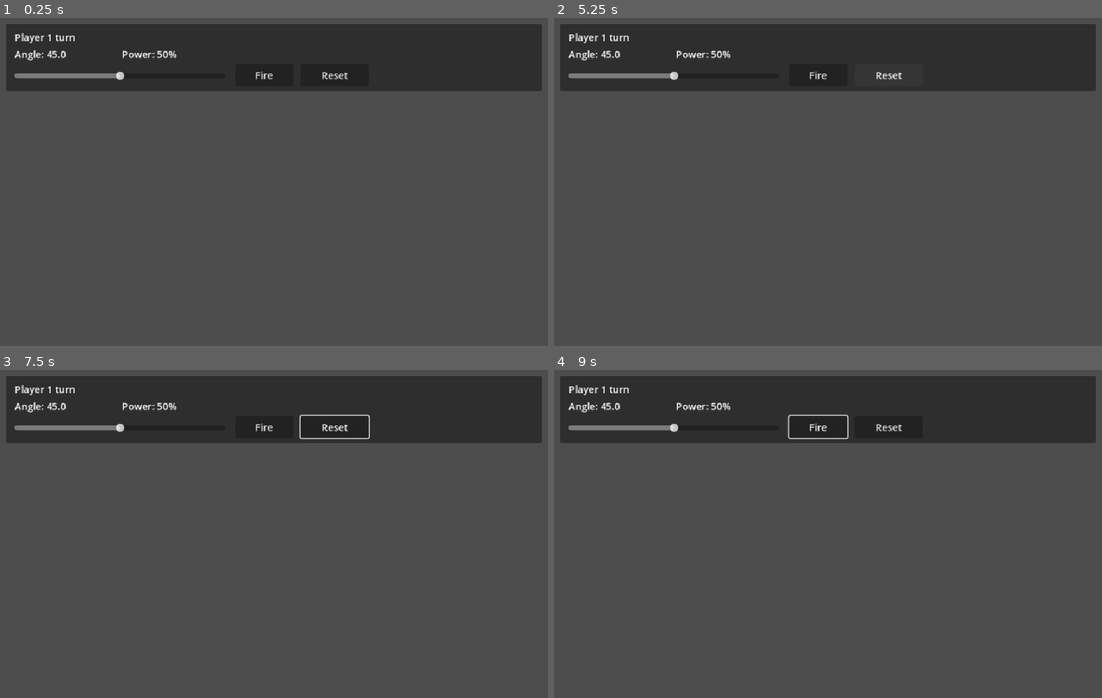
Above: before the commit, frames 1-4 (two rows, left to right).
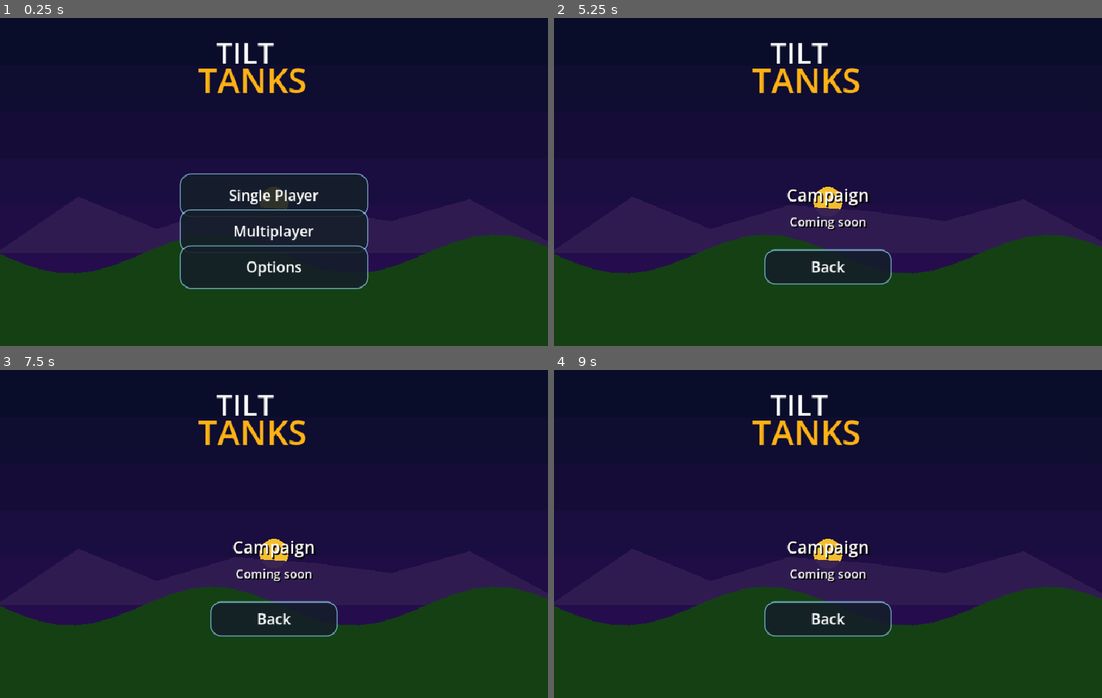
Above: after the commit, the same moments.

Repository: nwrowe/tilt-tanks
Game: Godot game, scene res://scenes/Main.tscn
Same seed, same stepped clock (60 frames per second), same inputs: the game is played once before the commit and once after it.
Inputs (mouse positions are in pixels of both pictures, inside the frame that each line leads up to):
- Up to frame 1 (0.25 s): no input
- Up to frame 2 (5.25 s): click (828, 195) at 0.5 s, where only the run after the commit has a clickable "Single Player"; click (828, 244) at 1.25 s, where only the run after the commit has a clickable "Campaign"; click (817, 73) at 2 s, where only the run before the commit has a clickable "Fire"; click (828, 267) at 2.75 s, where only the run after the commit has a clickable "Back"; click (828, 195) at 3.5 s, where only the run after the commit has a clickable "Single Player"; click (828, 244) at 4.25 s, where only the run after the commit has a clickable "Campaign"; click (888, 73) at 5 s, where only the run before the commit has a clickable "Reset"
- Up to frame 3 (7.5 s): move the mouse to (394, 517) at 5.77 s; hold Right 5.78-6.5 s; hold R 5.78-6.5 s; click (394, 517) at 5.92 s; drag from (164, 550) to (246, 599) at 6.52 s; move the mouse to (328, 461) at 7.27 s; hold Right from 7.28 s (still down); hold R from 7.28 s (still down)
- Up to frame 4 (9 s): release Right at 8 s; release R at 8 s; drag from (800, 599) to (663, 484) at 8.02 s; move the mouse to (992, 583) at 8.77 s; hold Left from 8.78 s (still down); hold R from 8.78 s (still down)

The runs differ from the first frame. In frame 1, 98% of the frame differs, in the area x 0-100%, y 0-100%; in frame 2, 99%; in frame 3, 99%; in frame 4, 99%.
Error before the commit: Parse Error: Could not resolve class "res://scripts/core/MainGameLevelFacade.gd". (res://scripts/core/MainGameSpecialWeaponsFacade.gd:1)

Commit message:
Update MainGame.gd

Diff:
--- a/scripts/core/MainGame.gd
+++ b/scripts/core/MainGame.gd
@@ -167,10 +167,8 @@
 	var end_rematch_button: Button = EndPopup.make_rematch_button(end_panel)
 	end_rematch_button.pressed.connect(reset_match)
 
-	var end_quit_button: Button = EndPopup.make_quit_button(end_panel)
-	end_quit_button.pressed.connect(func() -> void:
-		get_tree().quit()
-	)
+	var end_main_menu_button: Button = EndPopup.make_main_menu_button(end_panel)
+	end_main_menu_button.pressed.connect(_return_to_main_menu)
 
 func _make_weapon_menu_button(text: String, pos: Vector2) -> Button:
 	return WeaponSelectMenu.make_option_button(weapon_panel, text, pos)
